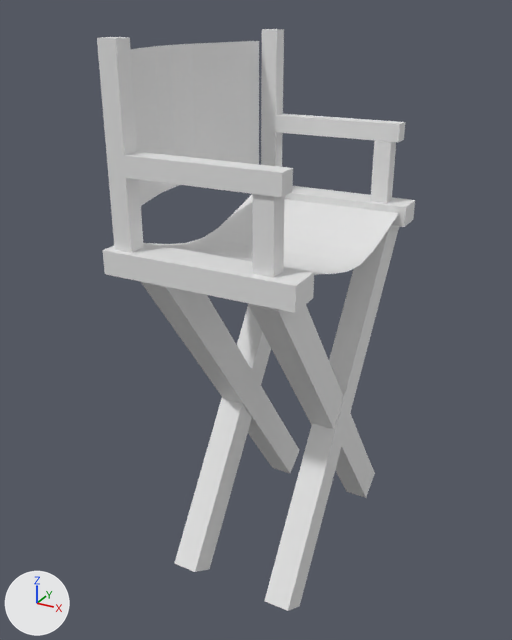
Before and after pictures for a commit that changed the FBX model Assets/Props/DirectorChairWIP.fbx.
Before and after are seen from a 50 mm lens placed at (3.6, -6.84, 6.41), pointed at (-0.08, -0.14, 3.06). The axes (+X, +Y, +Z) are drawn at lower left. The lights are the same throughout.
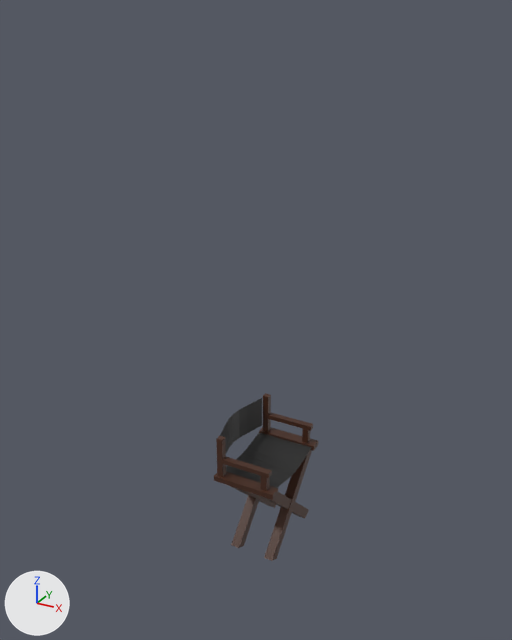
Where the change shows, as pixel boxes (x1, y1, x2, y2) in the pictures (512 x 640 px; the box of a moved part takes in the faces that stretch with it):
'Plane', recoloured, reshaped, moved, rescaled (67% narrower, 71% shorter)
    before: (97, 29, 415, 611)
    after: (214, 393, 318, 561)
part 1 of me_plane, moved or reshaped
    before: (252, 186, 415, 227)
    after: (259, 427, 318, 451)
part 2 of me_plane, moved or reshaped
    before: (103, 243, 314, 313)
    after: (214, 472, 278, 500)
part 3 of me_plane, moved or reshaped
    before: (261, 29, 284, 167)
    after: (263, 393, 271, 431)
part 4 of me_plane, moved or reshaped
    before: (253, 194, 285, 278)
    after: (260, 476, 269, 491)
part 5 of me_plane, moved or reshaped
    before: (97, 37, 144, 253)
    after: (216, 436, 226, 477)
part 6 of me_plane, moved or reshaped
    before: (370, 141, 396, 203)
    after: (302, 429, 310, 443)
part 7 of me_plane, moved or reshaped
    before: (118, 152, 293, 197)
    after: (221, 457, 272, 478)
part 8 of me_plane, moved or reshaped
    before: (271, 114, 405, 142)
    after: (266, 413, 313, 431)
part 9 of me_plane, moved or reshaped (not visible afterwards)
    before: (249, 304, 375, 498)
part 10 of me_plane, moved or reshaped (not visible afterwards)
    before: (174, 304, 271, 572)
part 11 of me_plane, moved or reshaped (not visible afterwards)
    before: (264, 224, 399, 611)
part 12 of me_plane, moved or reshaped (not visible afterwards)
    before: (141, 282, 300, 473)
part 13 of me_plane, deleted
    before: (130, 41, 259, 206)
part 14 of me_plane, built on
    before: (148, 195, 399, 275)
    after: (220, 398, 312, 561)

Edits to the bpy script that builds the scene:
```text
Change mat_material_003:
    mat_material_003.base_color: (0.8, 0.8, 0.8) -> (0.0159, 0.0159, 0.0159)  # white #e7e7e7 -> black #222222
Change mat_material:
    mat_material.base_color: (0.8, 0.8, 0.8) -> (0.0602, 0.0195, 0.00841)  # white #e7e7e7 -> brown #452617
Change me_plane:
    used by ob_plane; location = (0.0, -0.06, 4.09); scale = (1.0, 1.4, 1.0)
    remove me_plane.from_pydata(...)  # 132 vertices, 88 faces; spans x -1.14..1.19, y -1.22..1.2, z -4.07..2.09
    add me_plane.from_pydata(...)  # 264 vertices, 212 faces; spans x -1.15..1.19, y -1.34..1.09, z -0.15..6.0
    me_plane part 1: the loose piece of 8 vertices spanning x -0.89..1.19, y 0.91..1.2, z -0.08..0.17 is moved by (0.0, -0.11, 3.92), in mat_material (brown #452617)
    me_plane part 2: the loose piece of 8 vertices spanning x -0.89..1.19, y -1.22..-0.93, z -0.08..0.17 is moved by (0.0, -0.11, 3.92), in mat_material (brown #452617)
    me_plane part 3: the loose piece of 8 vertices spanning x -0.79..-0.59, y 0.98..1.11, z 0.09..2.09 is moved by (0.0, -0.11, 3.92)
    me_plane part 4: the loose piece of 8 vertices spanning x 0.72..0.92, y -1.14..-1.0, z 0.09..0.89 is moved by (0.0, -0.11, 3.92)
    me_plane part 5: the loose piece of 8 vertices spanning x -0.79..-0.59, y -1.17..-1.03, z 0.09..2.09 is moved by (0.0, -0.11, 3.92)
    me_plane part 6: the loose piece of 8 vertices spanning x 0.72..0.92, y 0.98..1.11, z 0.09..0.89 is moved by (0.0, -0.11, 3.92)
    me_plane part 7: the loose piece of 8 vertices spanning x -0.66..1.01, y -1.17..-1.0, z 0.89..1.1 is moved by (0.0, -0.11, 3.92)
    me_plane part 8: the loose piece of 8 vertices spanning x -0.66..1.01, y 0.97..1.14, z 0.89..1.1 is moved by (0.0, -0.11, 3.92)
    me_plane part 9: the loose piece of 8 vertices spanning x 0.72..1.01, y -1.19..1.06, z -4.03..0.11 is scaled about its middle by (0.961, 0.996, 0.998), then moved by (0.0, -0.11, 3.92), in mat_material (brown #452617)
    me_plane part 10: the loose piece of 8 vertices spanning x -0.5..-0.2, y -0.98..1.19, z -4.07..0.15 is scaled about its middle by (0.961, 0.996, 0.998), then moved by (0.0, -0.11, 3.92)
    me_plane part 11: the loose piece of 8 vertices spanning x 0.74..1.03, y -0.98..1.19, z -4.07..0.15 is scaled about its middle by (0.961, 0.996, 0.998), then moved by (0.0, -0.11, 3.92), in mat_material (brown #452617)
    me_plane part 12: the loose piece of 8 vertices spanning x -0.48..-0.18, y -1.19..1.06, z -4.03..0.11 is scaled about its middle by (0.961, 0.996, 0.998), then moved by (0.0, -0.11, 3.92), in mat_material (brown #452617)
    me_plane part 13: the loose piece of 18 vertices spanning x -1.14..-0.82, y -1.03..0.97, z 0.43..1.96 is deleted
    me_plane part 14: 18 vertices removed from x -0.89..1.11, y -0.95..1.05, z -0.19..0.13; 136 vertices added at x -1.15..1.11, y -1.3..1.08, z -0.15..6.0
    remove me_plane.materials.append(mat_material_001)  # white #e7e7e7
    remove me_plane.materials.append(mat_material_002)  # white #e7e7e7
    remove me_plane.materials.append(mat_material_004)  # white #e7e7e7
    remove me_plane.materials.append(mat_material_005)  # white #e7e7e7
Change ob_plane:
    ob_plane.location: (0.0, -0.06, 4.09) -> (0.0, 0.0, 0.0)
    ob_plane.scale: (1.0, 1.4, 1.0) -> (0.393, 0.548, 0.279)
```
